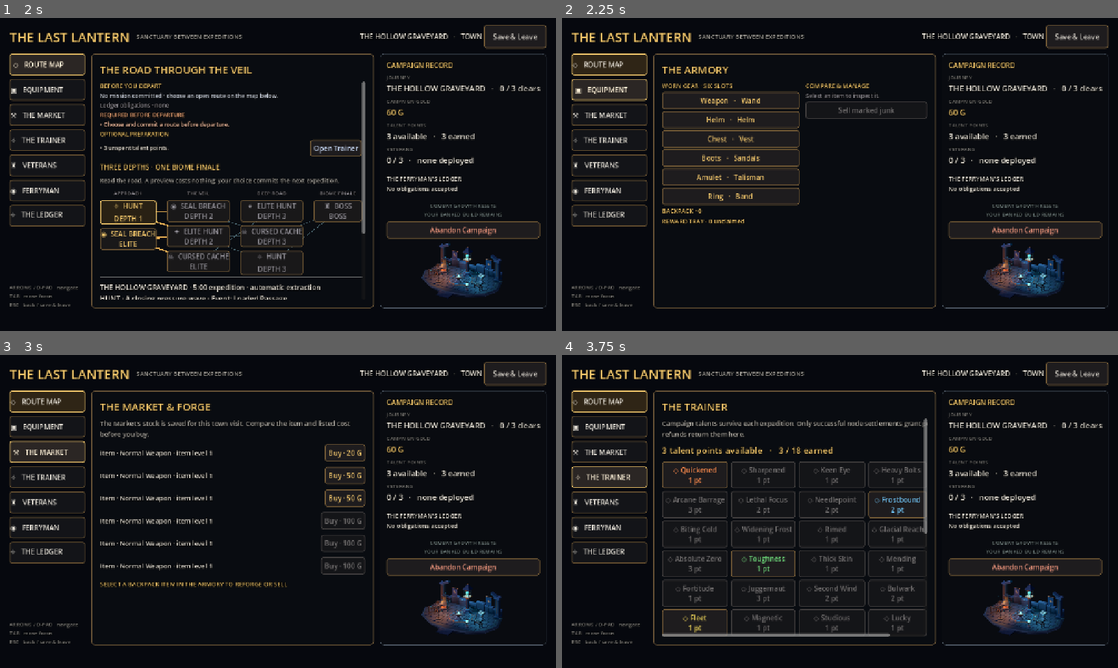
Above: before the commit, frames 1-4 (two rows, left to right).
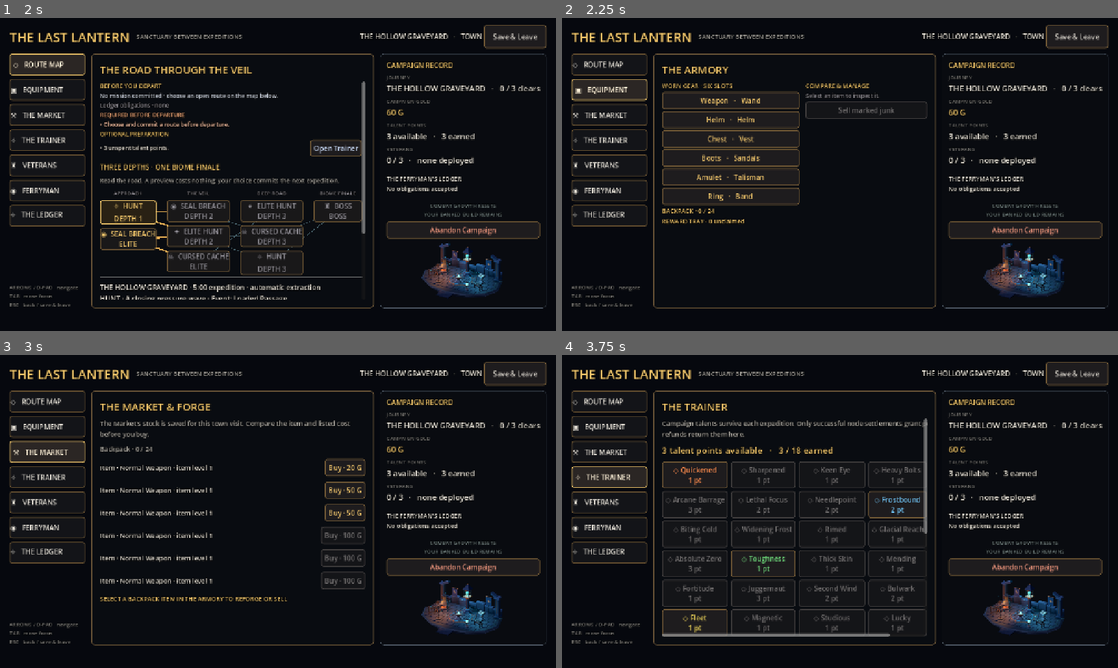
Above: after the commit, the same moments.

Repository: MarkJRogers92/ARPG
Game: Godot game, scene res://scenes/main.tscn
Two runs of this game, one before a commit and one after it. Both use one fixed random seed, a clock stepped at 60 frames per second and the inputs below. Sound files missing from this copy of the repository are replaced by a short silence.
Inputs:
- Up to frame 1 (2 s): click "New Expedition Campaign" at 0.5 s; click "◇ ROUTE MAP" at 1.25 s
- Up to frame 2 (2.25 s): click "▣ EQUIPMENT" at 2 s
- Up to frame 3 (3 s): click "⚒ THE MARKET" at 2.75 s
- Up to frame 4 (3.75 s): click "✧ THE TRAINER" at 3.5 s

Frame 1 is identical in both runs. In frame 2, 0.9% of the frame differs, in the area x 1-28%, y 11-63%; in frame 3, 5.0%, in the area x 1-66%, y 11-79%; in frame 4, 0.9%.

Commit message:
Respect backpack capacity in town actions and refresh navigation

Diff:
--- a/scripts/campaign/campaign_town.gd
+++ b/scripts/campaign/campaign_town.gd
@@ -257,7 +257,7 @@
 
 func _select_service(id: String) -> void:
 	_active_service = id
-	_render_panel()
+	_render()
 
 
 func _on_changed(state: Dictionary) -> void:
@@ -502,6 +502,7 @@
 	var equipped: Dictionary = inventory.get("equipped", {})
 	var backpack: Array = inventory.get("backpack", [])
 	var tray: Array = inventory.get("tray", [])
+	var backpack_full := backpack.size() >= Inventory.BACKPACK_SIZE
 	var columns := HBoxContainer.new()
 	columns.add_theme_constant_override("separation", 14)
 	columns.size_flags_vertical = Control.SIZE_EXPAND_FILL
@@ -516,7 +517,9 @@
 		var button := _button("%s   ·   %s" % [ItemData.SLOT_NAMES.get(slot, str(slot)), _item_name(record)], func() -> void: _select_item(item_id, str(slot)), UiStyle.GOLD)
 		button.disabled = item_id.is_empty()
 		item_column.add_child(button)
-	_add_subtitle(item_column, "BACKPACK · %d" % backpack.size())
+	_add_subtitle(item_column, "BACKPACK · %d / %d" % [backpack.size(), Inventory.BACKPACK_SIZE])
+	if backpack_full:
+		_add_copy_to(item_column, "Backpack full. Free a slot to buy, claim, or unequip gear; sell or discard an item here.", UiStyle.MUTED)
 	for item_id_variant: Variant in backpack:
 		var item_id := str(item_id_variant)
 		var rec: Dictionary = items.get(item_id, {})
@@ -560,7 +563,9 @@
 		if equipped_here or in_backpack:
 			var equipped_action := "unequip_item" if equipped_here else "equip_item"
 			var equipped_args: Array = [_selected_slot] if equipped_here else [_selected_item_id]
-			detail_column.add_child(_button("Unequip" if equipped_here else "Equip", func() -> void: _command(equipped_action, equipped_args)))
+			var equip_button := _button("Unequip" if equipped_here else "Equip", func() -> void: _command(equipped_action, equipped_args))
+			equip_button.disabled = equipped_here and backpack_full
+			detail_column.add_child(equip_button)
 		if not equipped_here and not in_tray:
 			detail_column.add_child(_button("Lock / unlock", func() -> void: _toggle_item_mark(_selected_item_id, "locked")))
 			detail_column.add_child(_button("Mark / unmark junk", func() -> void: _toggle_item_mark(_selected_item_id, "junk")))
@@ -626,6 +631,14 @@
 
 func _render_market() -> void:
 	_add_copy("The Market's stock is saved for this town visit. Compare the item and listed cost before you buy.")
+	var inventory: Dictionary = _state.get("inventory", {})
+	var backpack: Array = inventory.get("backpack", [])
+	var backpack_full := backpack.size() >= Inventory.BACKPACK_SIZE
+	if backpack_full:
+		_add_copy("Backpack · %d / %d — full. Free a slot to buy, claim, or unequip gear; sell or discard an item in Equipment." % [backpack.size(), Inventory.BACKPACK_SIZE])
+		_content.add_child(_button("Open Equipment to free a slot", func() -> void: _select_service("pack"), Color(0.67, 0.82, 0.93)))
+	else:
+		_add_copy("Backpack · %d / %d" % [backpack.size(), Inventory.BACKPACK_SIZE])
 	var shop: Variant = _state.get("shop", [])
 	var stock: Variant = shop.get("stock", []) if shop is Dictionary else shop
 	if stock is Dictionary:
@@ -651,7 +664,7 @@
 		row.add_child(label)
 		var price := int(stock_item.get("price", stock_item.get("valuation", 0)))
 		var buy := _button("Buy · %d G" % price, func() -> void: _command("buy_item", [id]), UiStyle.GOLD)
-		buy.disabled = id.is_empty() or int(_state.get("gold", 0)) < price
+		buy.disabled = id.is_empty() or backpack_full or int(_state.get("gold", 0)) < price
 		row.add_child(buy)
 		var slot := str(data.get("slot", ""))
 		if ItemData.SLOTS.has(slot):
--- a/tools/campaign_ui_test.gd
+++ b/tools/campaign_ui_test.gd
@@ -137,7 +137,7 @@
 	capture_viewport.add_child(controller)
 	town.setup(controller)
 	if screen != "route" and screen != "route-rewards":
-		town._active_service = "ferryman" if screen.begins_with("ferryman") else ("pack" if screen == "comparison" else screen)
+		town._active_service = "ferryman" if screen.begins_with("ferryman") else ("market" if screen == "market-full" else ("pack" if screen == "comparison" else screen))
 		if screen == "event":
 			controller.state["phase"] = "EVENT_PENDING"
 			controller.state["event"] = {"id": "dead_man_inventory", "title": "Dead Man's Inventory", "description": "A dead tra …(450 unchanged characters)…
@@ -154,6 +154,8 @@
 			controller.state["clauses"] = [{"id": "advance_payment", "accepted_biome": 0}]
 		elif screen == "market":
 			controller.state["reforge"] = {"item_id": "i-rare", "old": controller.state["inventory"]["items"]["i-rare"]["data"], …(249 unchanged characters)…
+		elif screen == "market-full":
+			_fill_fixture_backpack(controller)
 		elif screen == "result":
 			controller.state["phase"] = "RESULT_PENDING"
 			controller.state["result"] = {"outcome": "success", "elapsed": 360.0, "gold": 110, "shard_conversion": 12, "talent_points": 1, "items": ["i-rare"], "reserved_prize": "reserved-01", "biome_complete": false, "campaign_complete": false,
@@ -388,6 +390,7 @@
 	await _test_route_reward_preview(failures)
 	await _test_route_preparation_panel(failures)
 	await _test_result_report_and_comparison(failures)
+	await _test_full_backpack_controls(failures)
 
 	for message: String in failures:
 		push_error("CAMPAIGN_UI_BEHAVIOR_FAIL: " + message)
@@ -475,6 +478,110 @@
 	route_view.free()
 	hidden_route_view.free()
 	fixture.free()
+
+
+func _test_full_backpack_controls(failures: Array[String]) -> void:
+	var fixture := FixtureController.new()
+	_fill_fixture_backpack(fixture)
+	var tray_record: Dictionary = fixture.state["inventory"]["items"]["i-junk"].duplicate(true)
+	tray_record["id"] = "i-tray-full-test"
+	fixture.state["inventory"]["items"]["i-tray-full-test"] = tray_record
+	fixture.state["inventory"]["tray"] = ["i-tray-full-test"]
+	root.add_child(fixture)
+	var town := CampaignTown.new()
+	root.add_child(town)
+	town.setup(fixture)
+	await process_frame
+	var state_before_render := fixture.snapshot()
+	var town_state_before_render := town._state.duplicate(true)
+
+	(town._service_buttons["market"] as Button).pressed.emit()
+	await process_frame
+	var market_copy := _find_label(town, "Backpack · %d / %d — full" % [Inventory.BACKPACK_SIZE, Inventory.BACKPACK_SIZE])
+	var buy := _find_button(town, "Buy ·", true)
+	if market_copy == null or buy == null or not buy.disabled:
+		failures.append("full Market reports capacity and disables purchases")
+	if fixture.state != state_before_render or town._state != town_state_before_render:
+		failures.append("full Market rendering leaves fixture state unchanged")
+	var recovery := _find_button(town, "Open Equipment to free a slot")
+	if recovery == null:
+		failures.append("full Market exposes its Equipment recovery action")
+	else:
+		recovery.pressed.emit()
+		await process_frame
+		var equipment_button := town._service_buttons["pack"] as Button
+		var selected_style := equipment_button.get_theme_stylebox("normal") as StyleBoxFlat
+		if town._active_service != "pack" or town._content_title.text != "THE ARMORY":
+			failures.append("full Market recovery opens Equipment")
+		if selected_style == null or selected_style.bg_color != Color(0.19, 0.15, 0.09, 0.96):
+			failures.append("recovery navigation highlights Equipment in the service rail")
+
+	var heading := _find_label(town, "BACKPACK · %d / %d" % [Inventory.BACKPACK_SIZE, Inventory.BACKPACK_SIZE])
+	if heading == null or _find_label(town, "sell or discard an item here") == null:
+		failures.append("full Equipment shows capacity and explains how to make space")
+	town._select_item("i-weapon", "weapon")
+	await process_frame
+	var unequip := _find_button(town, "Unequip")
+	if unequip == null or not unequip.disabled:
+		failures.append("full Equipment disables unequip because it needs a free slot")
+	town._select_item("i-rare", "weapon")
+	await process_frame
+	var equip := _find_button(town, "Equip")
+	if equip == null or equip.disabled:
+		failures.append("full Equipment keeps backpack gear equipable")
+	town._select_item("i-tray-full-test", "offhand")
+	await process_frame
+	var claim_selected := _find_button(town, "Claim to backpack")
+	var claim_tray := _find_button(town, "Claim")
+	if claim_selected == null or not claim_selected.disabled or claim_tray == null or not claim_tray.disabled:
+		failures.append("full Equipment disables both reward claim actions")
+	if fixture.state != state_before_render or town._state != town_state_before_render:
+		failures.append("Equipment capacity controls render without mutating fixture state")
+
+	fixture.state["inventory"]["backpack"].pop_back()
+	fixture.changed.emit(fixture.snapshot())
+	await process_frame
+	var state_after_freeing_slot := fixture.snapshot()
+	var town_state_after_freeing_slot := town._state.duplicate(true)
+	town._select_item("i-weapon", "weapon")
+	await process_frame
+	unequip = _find_button(town, "Unequip")
+	if unequip == null or unequip.disabled:
+		failures.append("state change freeing a slot re-enables unequip")
+	town._select_item("i-tray-full-test", "offhand")
+	await process_frame
+	claim_selected = _find_button(town, "Claim to backpack")
+	claim_tray = _find_button(town, "Claim")
+	if claim_selected == null or claim_selected.disabled or claim_tray == null or claim_tray.disabled:
+		failures.append("state change freeing a slot re-enables both claim actions")
+	town._select_item("i-rare", "weapon")
+	await process_frame
+	equip = _find_button(town, "Equip")
+	if equip == null or equip.disabled:
+		failures.append("freeing capacity keeps backpack equipment available")
+	if fixture.state != state_after_freeing_slot or town._state != town_state_after_freeing_slot:
+		failures.append("capacity controls remain read-only after a state change")
+	(town._service_buttons["market"] as Button).pressed.emit()
+	await process_frame
+	buy = _find_button(town, "Buy ·", true)
+	if buy == null or buy.disabled:
+		failures.append("state change freeing a slot re-enables Market purchases")
+	town.free()
+	fixture.free()
+
+
+func _fill_fixture_backpack(controller: FixtureController) -> void:
+	var inventory: Dictionary = controller.state["inventory"]
+	var items: Dictionary = inventory["items"]
+	var backpack: Array = inventory["backpack"]
+	var template: Dictionary = items["i-junk"]
+	while backpack.size() < Inventory.BACKPACK_SIZE:
+		var item_id := "i-capacity-%02d" % backpack.size()
+		var record := template.duplicate(true)
+		record["id"] = item_id
+		record["data"]["name"] = "Capacity Fixture %02d" % backpack.size()
+		items[item_id] = record
+		backpack.append(item_id)
 
 
 func _test_event_and_retryable_abandon(failures: Array[String]) -> void:
